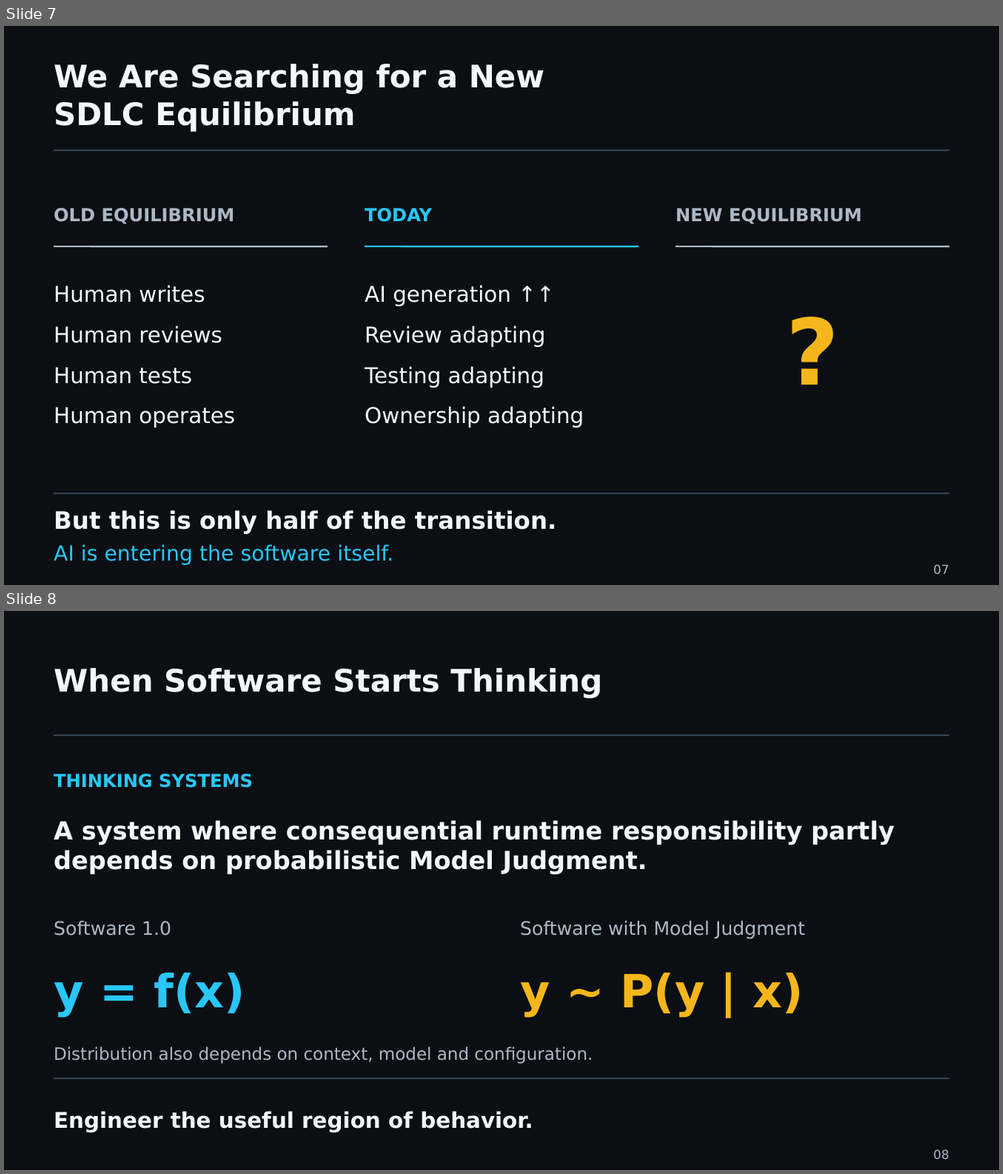
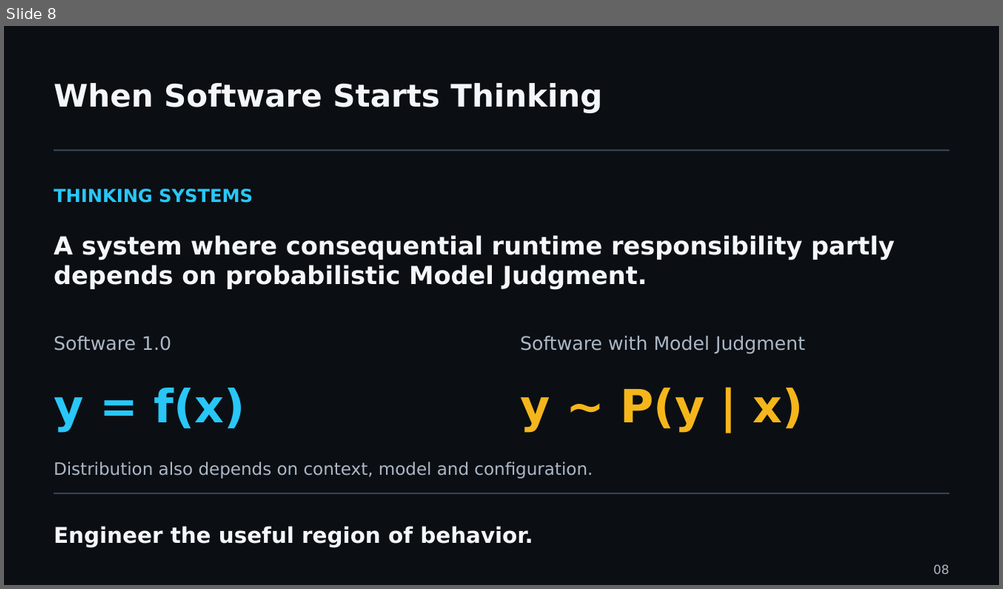
Before and after one commit to UncertaintyArchitectureGroup/uncertainty-architecture, a slide deck: assets/presentations/pmday-2026/ai-changes-both-sides.pptx. Shown one above the other, each under a label of ours: slides 7 and 8 before the commit, slide 8 after it. The pictures are 1003x1174 and 1003x589 pixels, drawn with LibreOffice and Linux fonts; fonts in the diff are those of the drawing. Boxes give left, top, right and bottom in pixels: in the first picture for what was removed or moved away, otherwise in the second. Text is boxed around its words. In the diff, an @@ line names an element or a change of style, - is before the commit and + after.

Commit message:
Refine PMDay slides 3–7 and finish unpublished evidence retention
Resume the reviewed local slides 1–4 and complete the maintainer's last corrections: arrow-free SDLC, four GitClear signals, smooth illustrative comprehension curve, human recovery path, and Watch / Explore on slide 7.

Includes unpublished work from local snapshots 9ee755c and 4b00d22, with the full DORA report preserved losslessly. Markdown, native PPTX and provenance remain paired.

```diff
--- a/assets/presentations/pmday-2026/ai-changes-both-sides.pptx
+++ b/assets/presentations/pmday-2026/ai-changes-both-sides.pptx
@@ slide 7 removed at (x1=4, y1=26, x2=999, y2=585), background #0B0F14 @@
@@ text removed at (x1=54, y1=64, x2=544, y2=132) @@
-We Are Searching for a New
-SDLC Equilibrium
@@ line removed from (54, 150) to (949, 150) @@
@@ text removed at (x1=54, y1=208, x2=235, y2=224) @@
-OLD EQUILIBRIUM
@@ text removed at (x1=364, y1=208, x2=432, y2=222) @@
-TODAY
@@ text removed at (x1=675, y1=208, x2=862, y2=224) @@
-NEW EQUILIBRIUM
@@ line removed from (54, 247) to (327, 247) @@
@@ line removed from (364, 247) to (638, 247) @@
@@ line removed from (675, 247) to (949, 247) @@
@@ text removed at (x1=54, y1=285, x2=205, y2=303) @@
-Human writes
@@ text removed at (x1=364, y1=285, x2=511, y2=306) @@
-AI generation ↑↑
@@ text removed at (x1=675, y1=284, x2=949, y2=414) @@
-?
@@ text removed at (x1=54, y1=326, x2=222, y2=343) @@
-Human reviews
@@ text removed at (x1=364, y1=326, x2=545, y2=347) @@
-Review adapting
@@ text removed at (x1=54, y1=367, x2=192, y2=384) @@
-Human tests
@@ text removed at (x1=364, y1=366, x2=544, y2=388) @@
-Testing adapting
@@ text removed at (x1=54, y1=407, x2=235, y2=428) @@
-Human operates
@@ text removed at (x1=364, y1=406, x2=583, y2=428) @@
-Ownership adapting
@@ text removed at (x1=54, y1=511, x2=557, y2=534) @@
-But this is only half of the transition.
@@ line removed from (54, 494) to (949, 494) @@
@@ text removed at (x1=54, y1=545, x2=393, y2=565) @@
-AI is entering the software itself.
@@ text removed at (x1=933, y1=565, x2=948, y2=574) @@
-07
```
Also in this commit, not shown: 5 slides changed, 2 slides added, 1 other slide removed, 19 other files.
